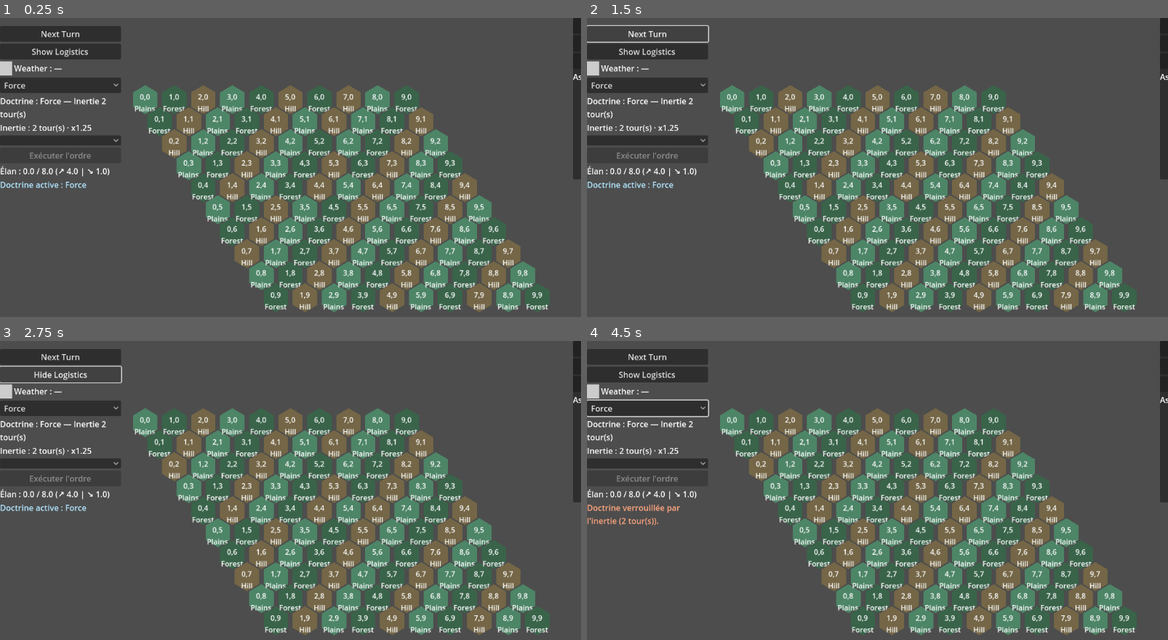
Above: before the commit, frames 1-4 (two rows, left to right).
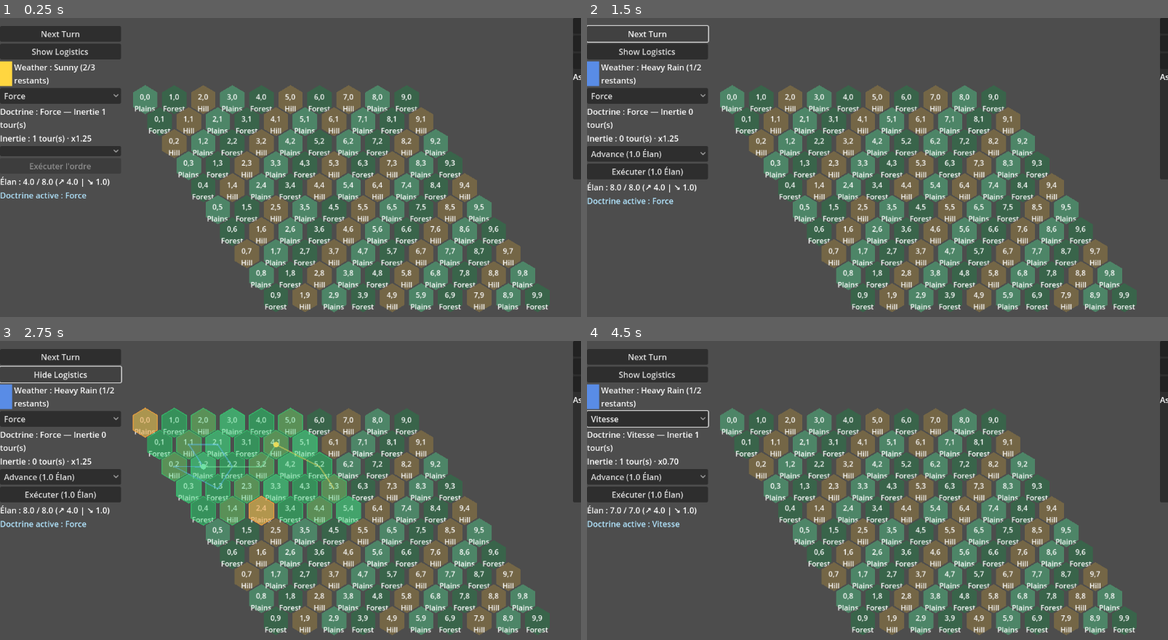
Above: after the commit, the same moments.

Repository: Pierlab/weave-of-war
Game: Godot game, scene res://scenes/main.tscn
Same seed, same stepped clock (60 frames per second), same inputs: the game is played once before the commit and once after it.
Inputs (mouse positions are in pixels of both pictures, inside the frame that each line leads up to; where the layout moved, square brackets give the same spot in the first picture):
- Up to frame 1 (0.25 s): no input
- Up to frame 2 (1.5 s): click "Next Turn" at 0.5 s; click "Next Turn" at 1.25 s
- Up to frame 3 (2.75 s): click "Show Logistics" at 2 s
- Up to frame 4 (4.5 s): click "Hide Logistics" at 2.75 s; click "Force" at 3.5 s; click (645, 475) [645, 463] at 4.25 s

The runs differ from the first frame. In frame 1, 3.6% of the frame differs, in the area x 0-21%, y 14-61%; in frame 2, 4.6%; in frame 3, 15%, in the area x 0-63%, y 14-63%; in frame 4, 4.9%.
Error before the commit: Parse Error: Cannot infer the type of "route_id" variable because the value doesn't have a set type. (res://scripts/systems/logistics_system.gd:767)

Commit message:
Fix terrain merging and logistics type hints

Diff:
--- a/scenes/map/terrain_data.gd
+++ b/scenes/map/terrain_data.gd
@@ -22,4 +22,4 @@
 }
 
 static func get_default() -> Dictionary:
-    return TERRAIN_TYPES
+    return TERRAIN_TYPES.duplicate(true)
--- a/scripts/systems/elan_system.gd
+++ b/scripts/systems/elan_system.gd
@@ -244,7 +244,7 @@
 
 func _apply_doctrine_cap_bonus(bonus: float) -> void:
     _current_cap_bonus = bonus
-    var target_cap := max(_base_max_elan + bonus, 0.0)
+    var target_cap: float = max(_base_max_elan + bonus, 0.0)
     if is_equal_approx(target_cap, max_elan):
         return
     max_elan = target_cap
--- a/scripts/systems/logistics_system.gd
+++ b/scripts/systems/logistics_system.gd
@@ -764,7 +764,7 @@
     for route in _routes:
         if not (route is Dictionary):
             continue
-        var route_id := route.get("id", "")
+        var route_id: String = str(route.get("id", ""))
         if route_id.is_empty():
             continue
         next_states[route_id] = _convoys_by_route.get(route_id, _new_convoy_state())
Not shown, changed: CHANGELOG.md
Not shown, changed: README.md
Not shown, changed: context_snapshot.md
Not shown, changed: context_update.md
Not shown, changed: docs/agents/missions/vertical_slice_p0.md
